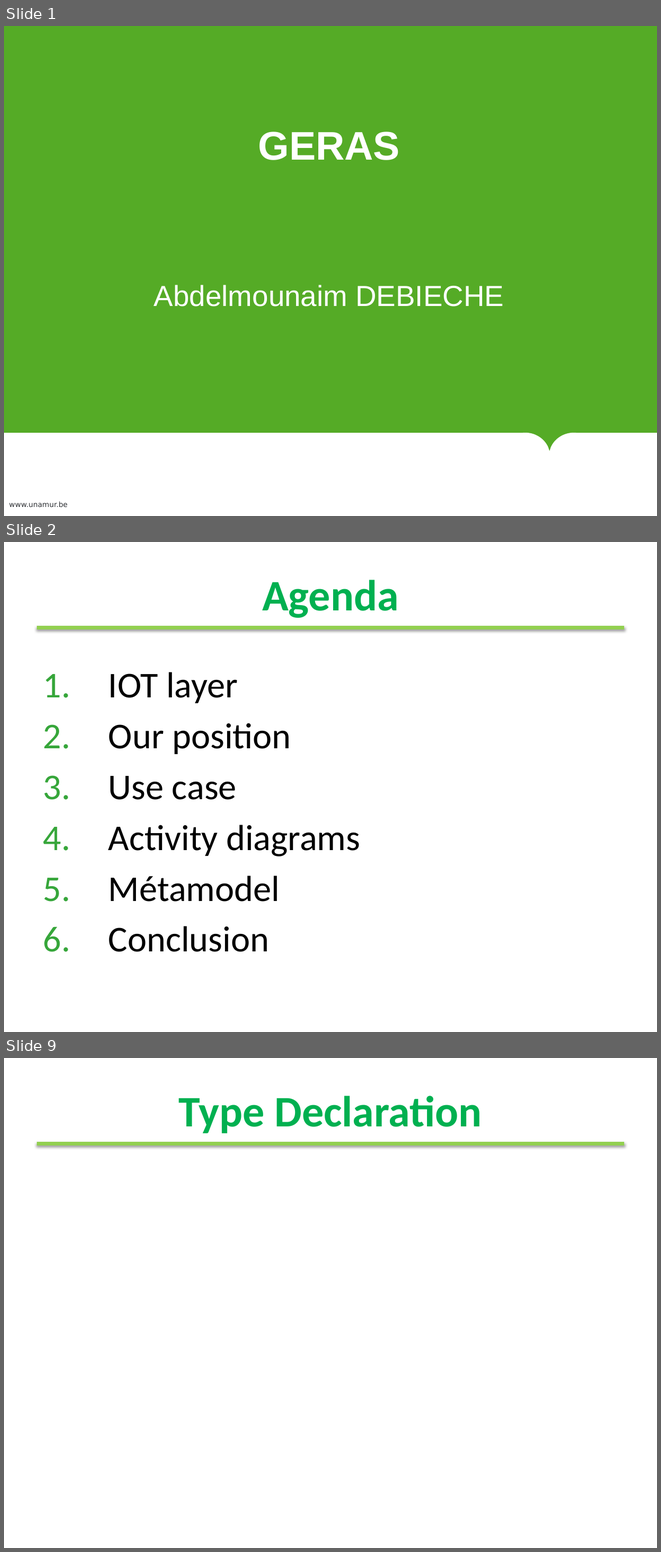
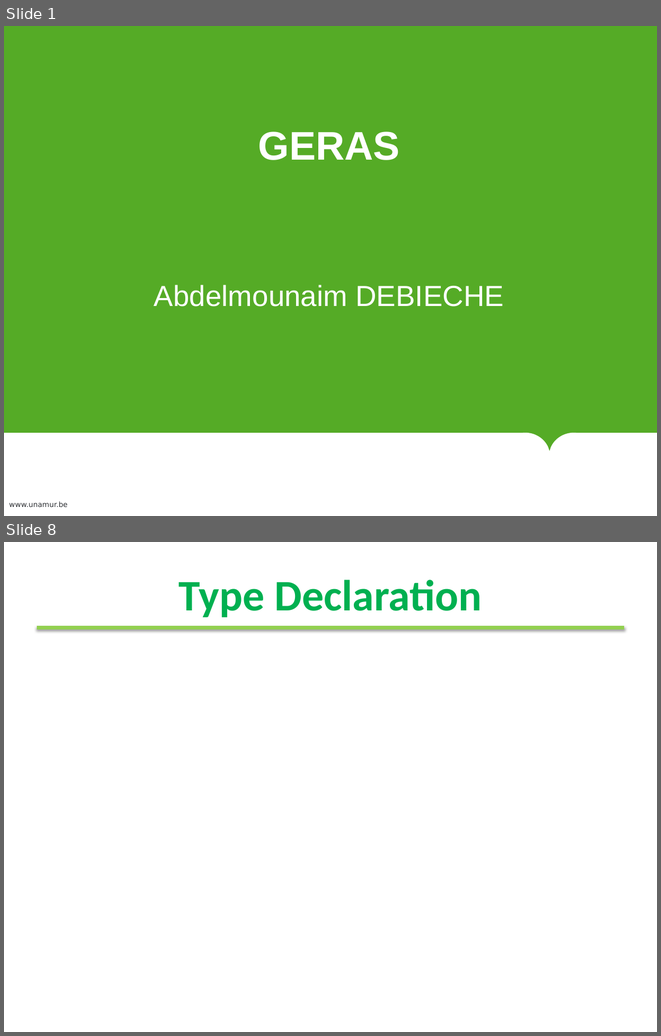
Before and after one commit to moussaamrani/IoTDSL, a slide deck: wiki/Talks/Presentation.pptx. Shown one above the other, each under a label of ours: slides 1, 2 and 9 before the commit, slides 1 and 8 after it; the slides between them are not shown. The pictures are 661x1552 and 661x1036 pixels, drawn with LibreOffice and Linux fonts; fonts in the diff are those of the drawing; background and template pictures are left out. Boxes give left, top, right and bottom in pixels: in the first picture for what was removed or moved away, otherwise in the second. Text is boxed around its words. In the diff, an @@ line names an element or a change of style, - is before the commit and + after.

```diff
--- a/wiki/Talks/Presentation.pptx
+++ b/wiki/Talks/Presentation.pptx
@@ slide 2 removed at <box>4,542,657,1032</box>, background #FFFFFF; not listed: 1 template element that a slide beside it also shows @@
@@ title removed at <box>262,580,399,618</box> @@
-Agenda
@@ text removed at <box>108,672,360,952</box> @@
-1. IOT layer
-2. Our position
-3. Use case
-4. Activity diagrams
-5. Métamodel
-6. Conclusion
@@ what was slide 9 is now slide 8 @@
```
Also in this commit, not shown: 4 slides changed, 6 slides added, 4 other slides removed.
